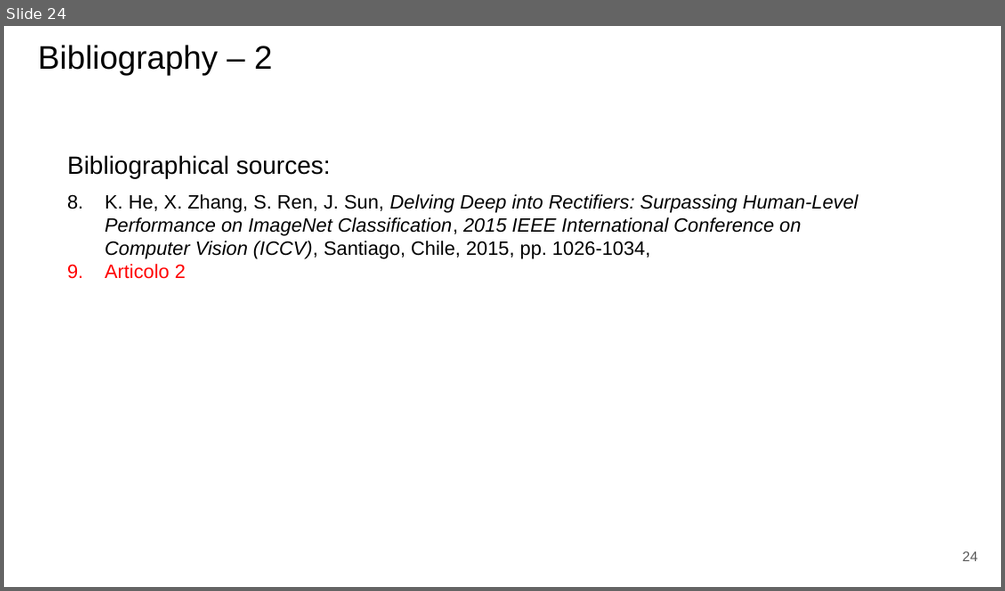
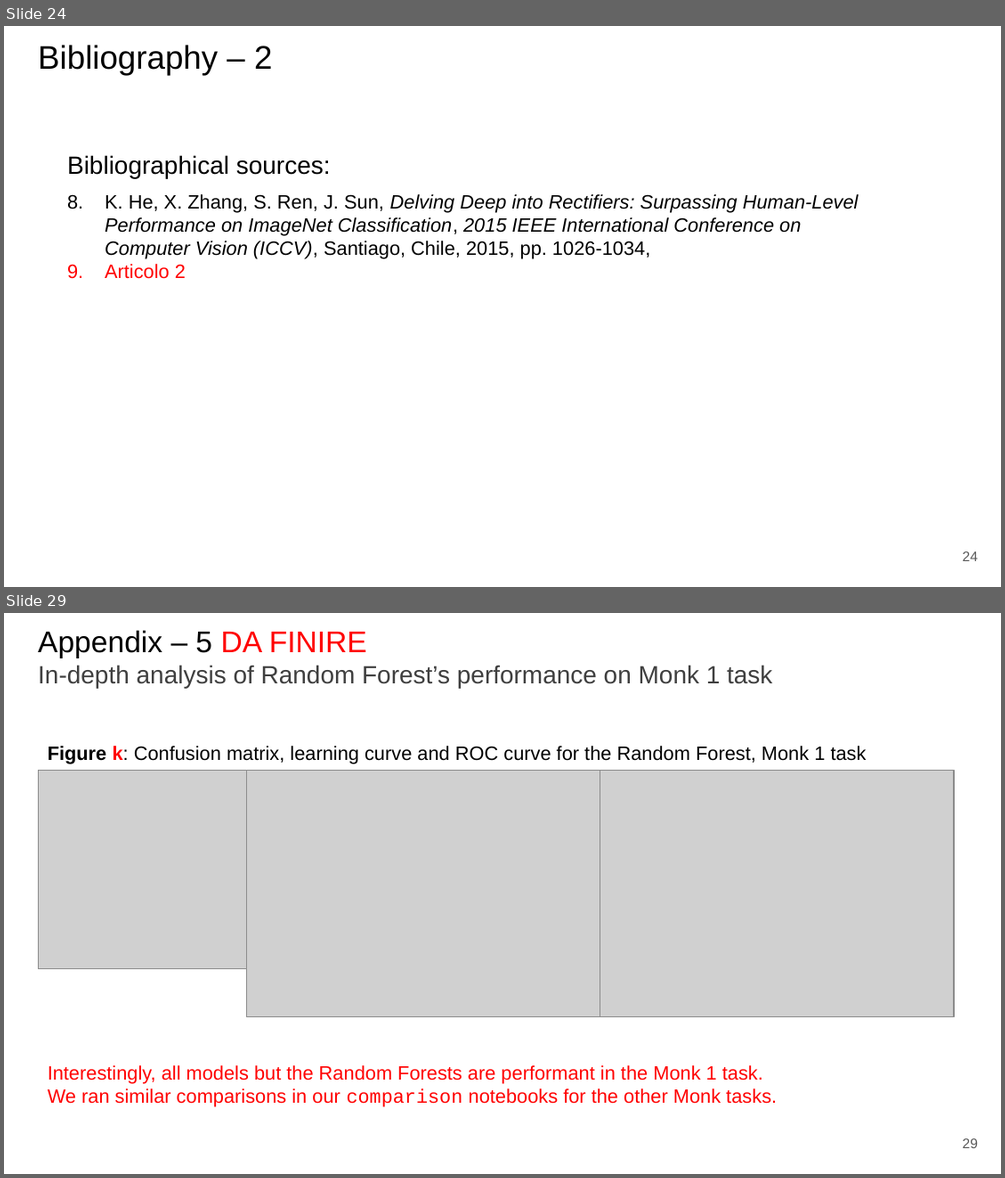
Before and after one commit to paolo-junior-mollica/machine-learning-project, a slide deck: relazione/ML-2023-PRJ-Slides-Demo.pptx. Shown one above the other, each under a label of ours: slide 24 before the commit, slides 24 and 29 after it; the slides between them are not shown. The pictures are 1005x591 and 1005x1178 pixels, drawn with LibreOffice and Linux fonts; fonts in the diff are those of the drawing; grey boxes stand for pictures. Boxes give left, top, right and bottom in pixels: in the first picture for what was removed or moved away, otherwise in the second. Text is boxed around its words. In the diff, an @@ line names an element or a change of style, - is before the commit and + after.

Commit message:
Added MONK to presentation (with troubled plots & data)

```diff
--- a/relazione/ML-2023-PRJ-Slides-Demo.pptx
+++ b/relazione/ML-2023-PRJ-Slides-Demo.pptx
@@ slide 29 added at (4, 613, 1001, 1174), background #FFFFFF @@
@@ title added at (38, 630, 772, 688), 18 pt, text #3F3F3F @@
+Appendix – 5 DA FINIRE
+In-depth analysis of Random Forest’s performance on Monk 1 task
@@ text added at (48, 746, 866, 764), 14 pt, text #000000 @@
+Figure k: Confusion matrix, learning curve and ROC curve for the Random Forest, Monk 1 task
@@ picture added at (38, 770, 246, 969) @@
@@ picture added at (247, 770, 601, 1017) @@
@@ picture added at (600, 770, 954, 1017) @@
@@ text added at (48, 1065, 777, 1107), 14 pt, text #FF0000 @@
+Interestingly, all models but the Random Forests are performant in the Monk 1 task.
+We ran similar comparisons in our comparison notebooks for the other Monk tasks.
@@ page number added at (963, 1138, 978, 1148), 10 pt, text #595959 @@
+29
```
Also in this commit, not shown: 11 slides changed, 3 other slides added, 2 slides removed.
